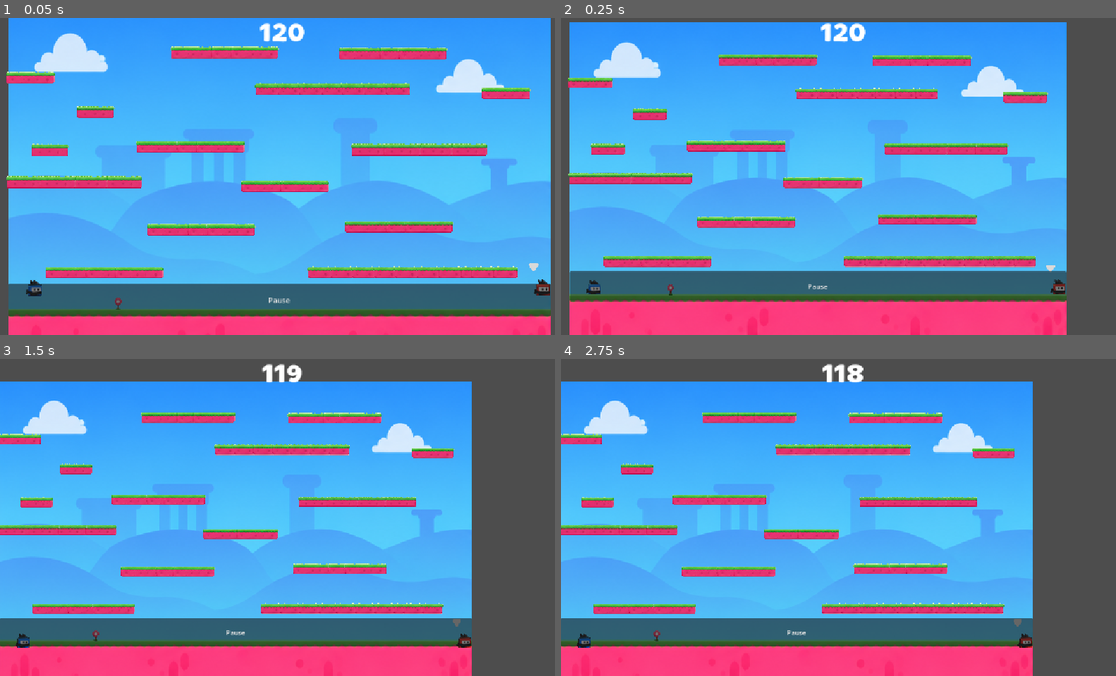
Above: before the commit, frames 1-4 (two rows, left to right).
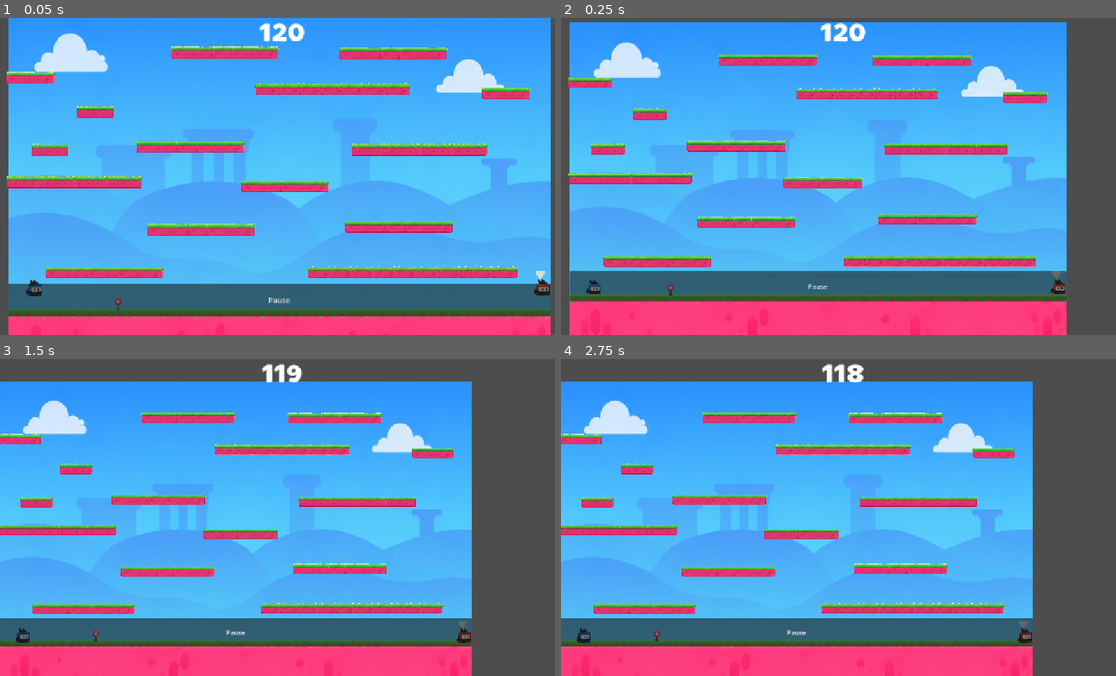
Above: after the commit, the same moments.

Repository: Varshit08/Tag_game
Game: Godot game, scene res://scenes/practise_map.tscn
Same seed, same stepped clock (60 frames per second), same inputs: the game is played once before the commit and once after it.
Inputs:
- Up to frame 1 (0.05 s): no input
- Up to frame 2 (0.25 s): no input
- Up to frame 3 (1.5 s): no input
- Up to frame 4 (2.75 s): tap Enter at 2 s

The runs differ from the first frame. In frame 1, less than 0.1% of the frame differs, in the area x 95-99%, y 77-83%; in frame 2, less than 0.1%; in frame 3, 0.3%, in the area x 2-85%, y 82-92%; in frame 4, 0.3%.

Commit message:
Adjust player collision shapes and indicator
Reduce player collision shape size to Vector2(30,30) and center both CollisionShape2D nodes by setting position = Vector2(15,15). Update indicator_texture offsets (left=4.0, top=-18.0, right=25.0) to better align the tug indicator with the player sprite (offset_bottom entry removed). These changes reposition and tighten hitboxes and visual indicator for improved alignment.

Diff:
--- a/tag_game/scenes/player.tscn
+++ b/tag_game/scenes/player.tscn
@@ -4,7 +4,7 @@
 [ext_resource type="Texture2D" uid="uid://cbaqfgpe264x4" path="res://assets/player_assets/tug_indicator.png" id="2_g2els"]
 
 [sub_resource type="RectangleShape2D" id="RectangleShape2D_fh2hd"]
-size = Vector2(35, 35)
+size = Vector2(30, 30)
 
 [sub_resource type="RectangleShape2D" id="RectangleShape2D_sdnyn"]
 size = Vector2(30, 30)
@@ -17,6 +17,7 @@
 metadata/tagger = false
 
 [node name="CollisionShape2D" type="CollisionShape2D" parent="." unique_id=730235007]
+position = Vector2(15, 15)
 shape = SubResource("RectangleShape2D_fh2hd")
 
 [node name="player_texture" type="TextureRect" parent="." unique_id=1959486713]
@@ -28,14 +29,14 @@
 collision_mask = 2
 
 [node name="CollisionShape2D2" type="CollisionShape2D" parent="Area2D" unique_id=1768344767]
+position = Vector2(15, 15)
 shape = SubResource("RectangleShape2D_sdnyn")
 
 [node name="indicator_texture" type="TextureRect" parent="." unique_id=1001034]
 texture_filter = 1
-offset_left = -10.0
-offset_top = -34.0
-offset_right = 11.0
-offset_bottom = -16.0
+offset_left = 4.0
+offset_top = -18.0
+offset_right = 25.0
 texture = ExtResource("2_g2els")
 stretch_mode = 2
 
